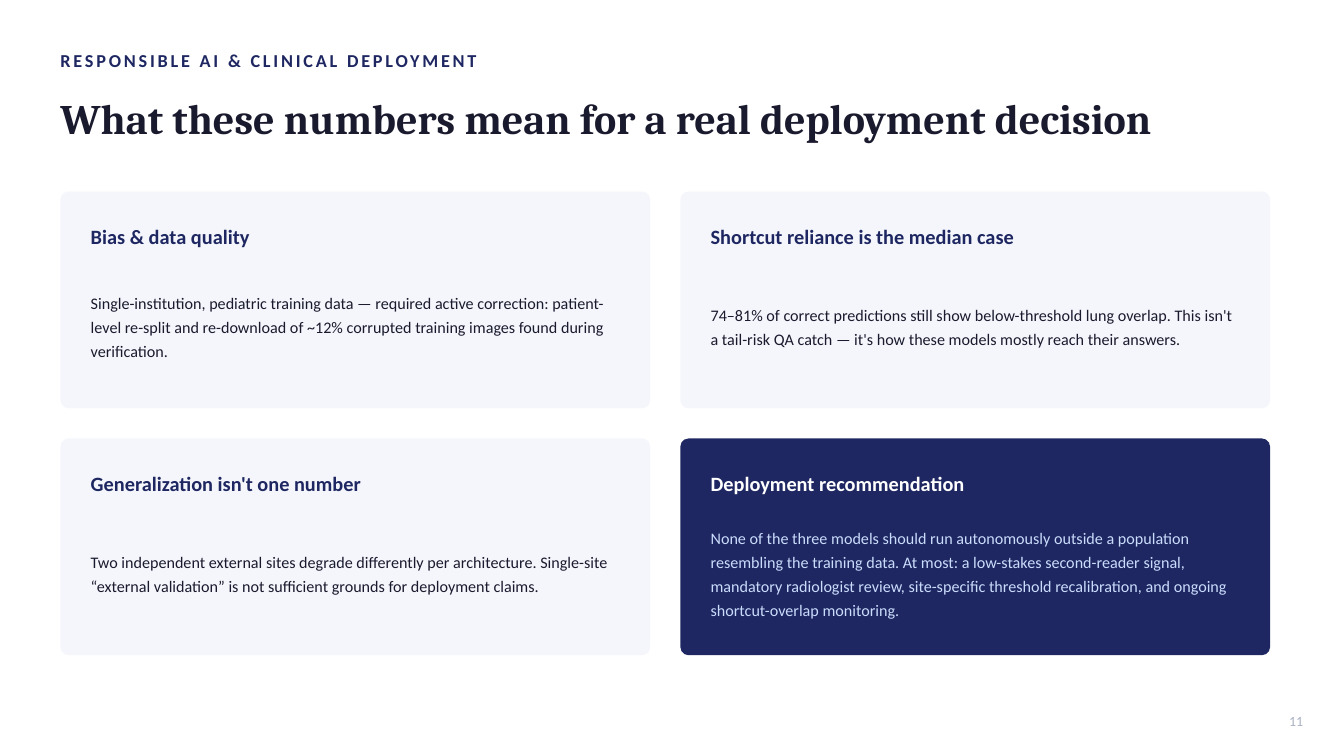
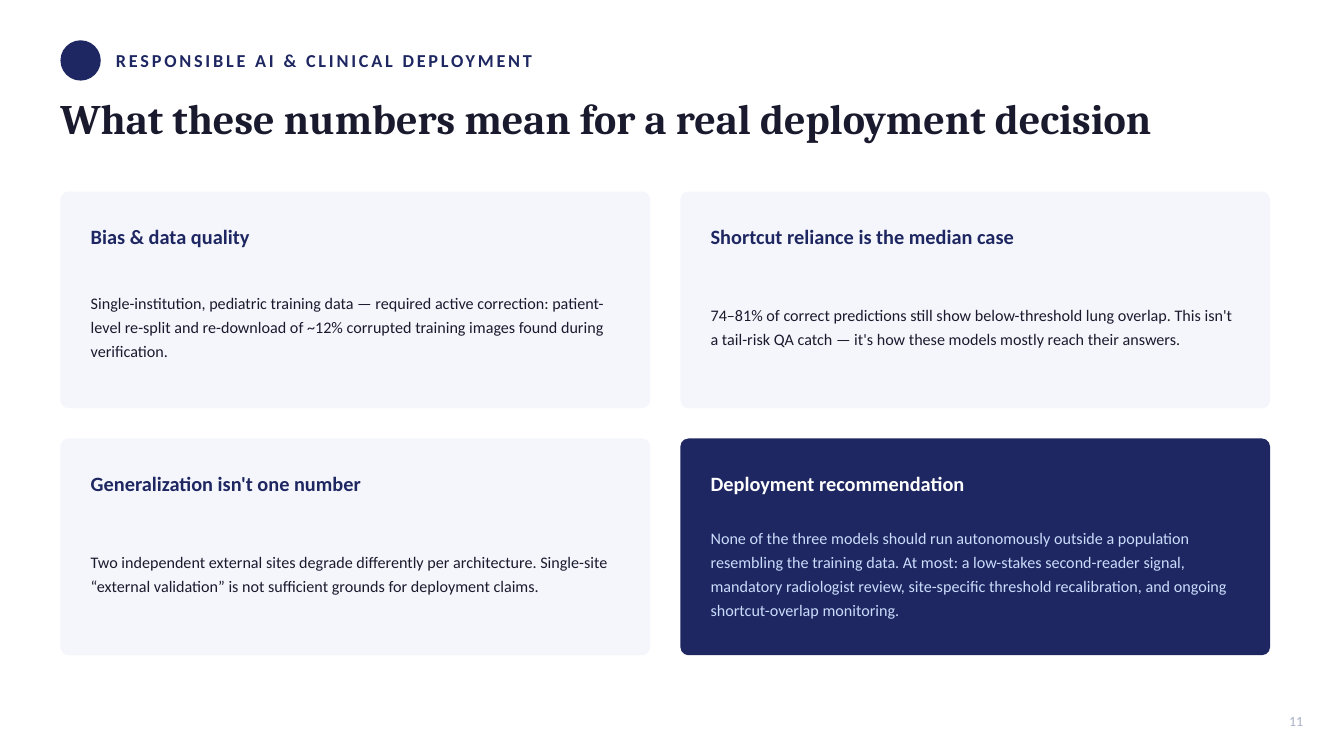
Before and after one commit to Charith-Reddy-Pareddy/medical-image-classification-for-disease-detection, a slide deck: slide 11 of docs/presentation.pptx. Drawn at 1344x756 pixels with LibreOffice and Linux fonts; fonts in the diff are those of the drawing; background and template pictures are left out. Boxes give left, top, right and bottom in pixels: in the first picture for what was removed or moved away, otherwise in the second. Text is boxed around its words. In the diff, an @@ line names an element or a change of style, - is before the commit and + after.

```diff
--- a/docs/presentation.pptx
+++ b/docs/presentation.pptx
@@ ellipse added at (x1=60, y1=40, x2=101, y2=81), fill #1E2761 @@
@@ text "RESPONSIBLE AI & CLINICAL DEPLOYMENT" moved from (x1=60, y1=55, x2=476, y2=67) to (x1=116, y1=55, x2=532, y2=67) @@
```
Also in this commit, not shown: 9 other slides changed, 3 other files.
